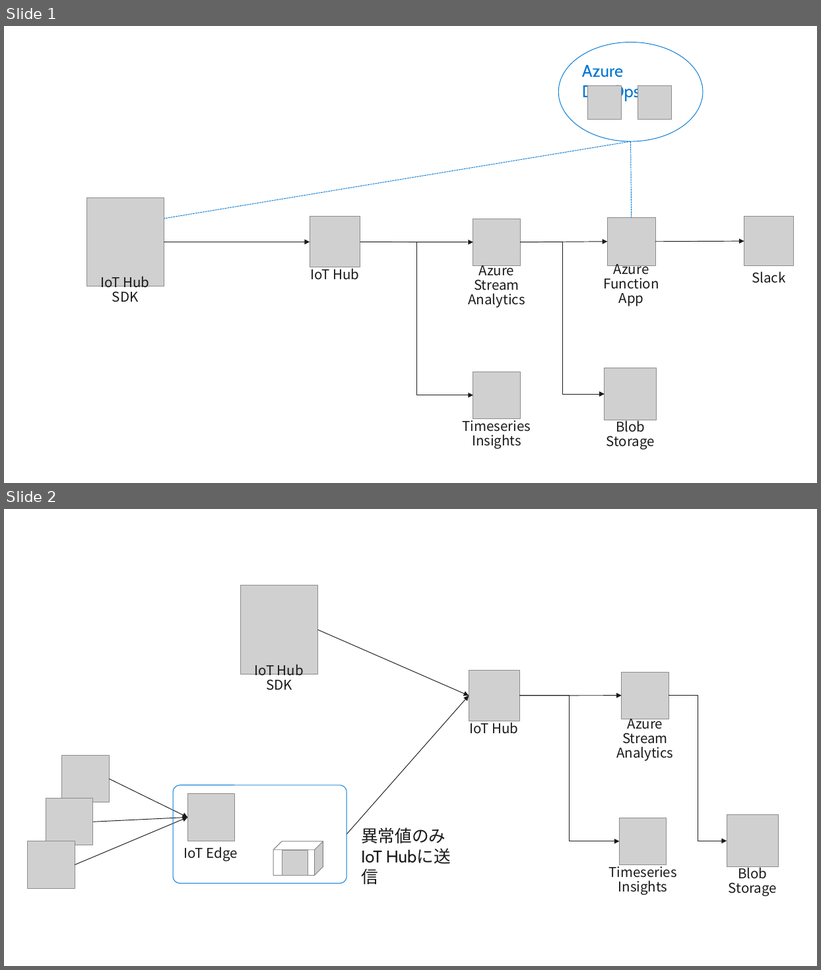
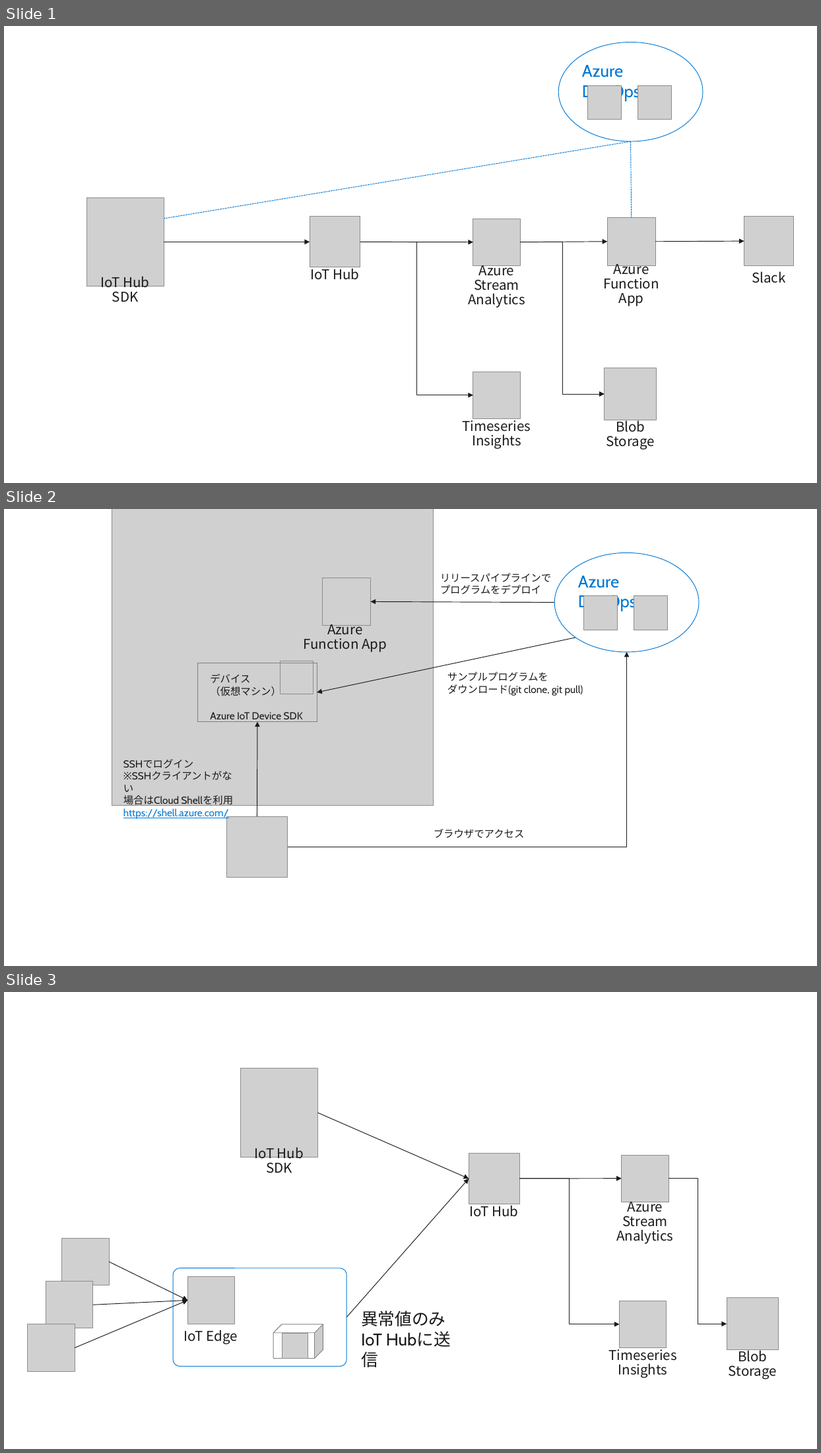
Before and after one commit to akubicharm/azure-workshop, a slide deck: iot-clientdev/images/iot-clientdev.pptx. Shown one above the other, each under a label of ours: slides 1 and 2 before the commit, slides 1, 2 and 3 after it. The pictures are 821x970 and 821x1453 pixels, drawn with LibreOffice and Linux fonts; fonts in the diff are those of the drawing; grey boxes stand for pictures; background and template pictures are left out. Boxes give left, top, right and bottom in pixels: in the first picture for what was removed or moved away, otherwise in the second. Text is boxed around its words. In the diff, an @@ line names an element or a change of style, - is before the commit and + after.

```diff
--- a/iot-clientdev/images/iot-clientdev.pptx
+++ b/iot-clientdev/images/iot-clientdev.pptx
@@ slide 2 added at (4, 509, 817, 966), background #FFFFFF @@
@@ picture added at (112, 509, 434, 805) @@
@@ picture added at (323, 578, 371, 626) @@
@@ text added at (440, 573, 551, 594), 12 pt, text #1A1A1A @@
+リリースパイプラインで
+プログラムをデプロイ
@@ arrow added from (555, 602) to (370, 601), #1A1A1A 0.75 pt @@
@@ group added at (555, 553, 700, 652): 2 pictures, 1 ellipse, 1 text @@
+Azure DevOps
@@ text added at (303, 625, 387, 652), 16 pt, text #1A1A1A @@
+Azure
+Function App
@@ arrow added from (576, 638) to (317, 692), #1A1A1A 0.75 pt @@
@@ rounded rectangle added at (198, 663, 317, 722), outline #808080 0.75 pt, 12 pt, text #1A1A1A @@
+デバイス
+（仮想マシン）
+Azure IoT Device SDK
@@ picture added at (281, 661, 314, 694) @@
@@ elbow arrow added from (288, 847) to (627, 652), #1A1A1A 0.75 pt @@
@@ text added at (448, 672, 583, 696), 12 pt, text #1A1A1A @@
+サンプルプログラムを
+ダウンロード(git clone, git pull)
@@ arrow added from (257, 817) to (257, 722), #1A1A1A 0.75 pt @@
@@ text added at (123, 759, 234, 820), 12 pt, text #1A1A1A @@
+SSHでログイン
+※SSHクライアントがない
+場合はCloud Shellを利用
+https://shell.azure.com/
@@ picture added at (226, 817, 288, 877) @@
@@ text added at (434, 829, 525, 838), 12 pt, text #1A1A1A @@
+ブラウザでアクセス
@@ what was slide 2 is now slide 3 @@
```
Also in this commit, not shown: 1 other file.
